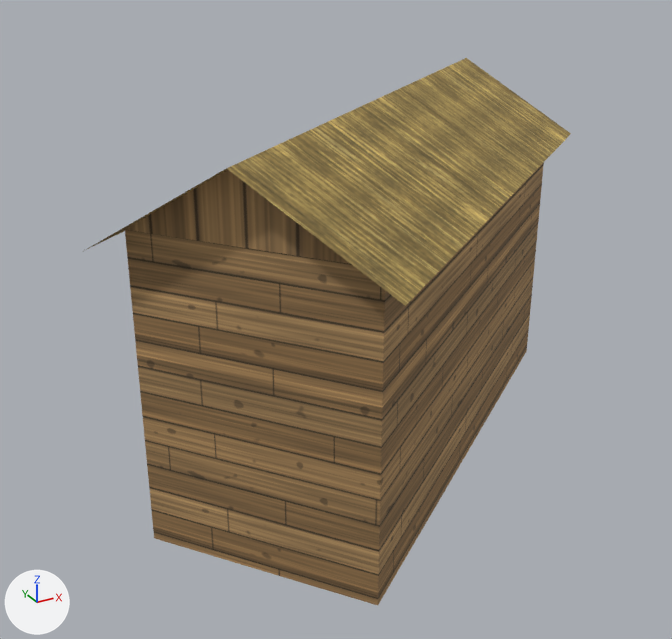
A saved change to the glTF model world/bridgehollow/export/models/buildings/bld_house_055.glb.
Both versions are drawn from a 50 mm camera at (-5.93, -9.71, 6.65) aimed at (-0.61, -0.03, 1.81). Every picture has the same lights, and +X, +Y and +Z are marked at lower left. The older version comes first. Vertices at exactly the same position are counted once.

In view in the first picture: 'bld_house_055'.
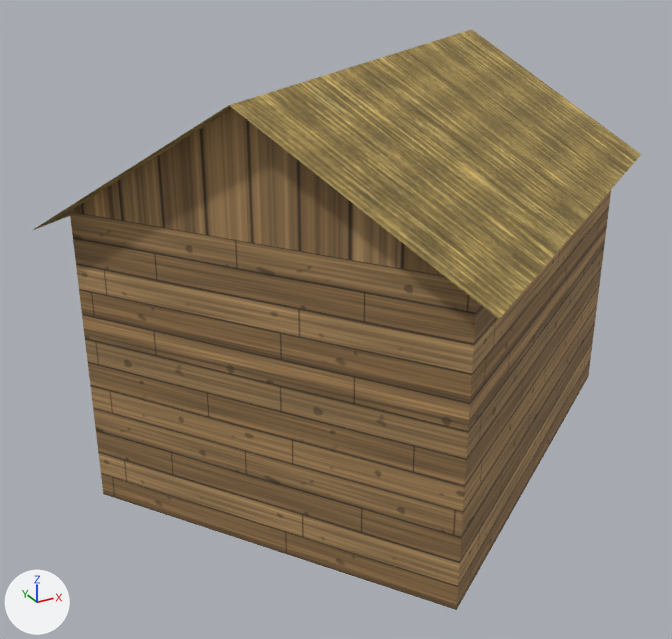
Where the change shows, as pixel boxes [x1, y1, x2, y2] in the pictures (672 x 639 px):
'bld_house_055', reshaped (25% wider, 6% taller): before [84, 58, 571, 606]; after [33, 29, 641, 610]

The edits, one by one:
me_bld_house_055 is used by ob_bld_house_055; location (0.0, 0.0, 0.0).
me_bld_house_055 had 24 vertices, 16 faces and spanned x -3.94..3.94, y -3.57..3.57, z 0.0..4.58.
me_bld_house_055 now has 24 vertices, 16 faces and spans x -4.19..4.19, y -4.02..4.02, z 0.0..5.05.
Part 1, on me_bld_house_055:
Vertex 0 of me_bld_house_055 moves from (1.83, 3.13, 0.0) to (-3.76, 0.24, 0.0) at pixel (103, 494).
Vertex 1 of me_bld_house_055 moves from (-3.5, -0.92, 0.0) at pixel (154, 538) to (-1.14, -3.6, 0.0) at pixel (456, 610).
Vertex 2 of me_bld_house_055 moves from (-3.5, -0.92, 3.75) at pixel (124, 228) to (-1.14, -3.6, 3.66) at pixel (477, 281).
Vertex 3 of me_bld_house_055 moves from (1.83, 3.13, 3.75) to (-3.76, 0.24, 3.66) at pixel (69, 211).
Vertex 4 of me_bld_house_055 moves from (-1.82, -3.15, 0.0) at pixel (377, 605) to (3.76, -0.24, 0.0) at pixel (588, 376).
Vertex 5 of me_bld_house_055 moves from (-1.82, -3.15, 3.75) at pixel (385, 269) to (3.76, -0.24, 3.66) at pixel (616, 143).
Vertex 6 of me_bld_house_055 moves from (3.51, 0.94, 0.0) at pixel (526, 351) to (1.14, 3.6, 0.0).
Vertex 7 of me_bld_house_055 moves from (3.51, 0.94, 3.75) at pixel (547, 123) to (1.14, 3.6, 3.66).
Vertex 8 of me_bld_house_055 moves from (1.83, 3.13, 3.73) to (-3.76, 0.24, 3.64) at pixel (69, 212).
Vertex 9 of me_bld_house_055 moves from (-3.5, -0.92, 3.73) at pixel (124, 230) to (-1.14, -3.6, 3.64).
Vertex 10 of me_bld_house_055 moves from (-1.82, -3.15, 3.73) to (3.76, -0.24, 3.64) at pixel (616, 145).
Vertex 11 of me_bld_house_055 moves from (3.51, 0.94, 3.73) at pixel (547, 124) to (1.14, 3.6, 3.64).
Vertex 12 of me_bld_house_055 moves from (-3.51, -0.93, 3.75) at pixel (123, 229) to (-3.77, 0.24, 3.66) at pixel (69, 211).
Vertex 13 of me_bld_house_055 moves from (-1.82, -3.15, 3.75) at pixel (385, 269) to (-1.14, -3.6, 3.66) at pixel (477, 281).
Vertex 14 of me_bld_house_055 moves from (-2.67, -2.04, 4.58) at pixel (243, 160) to (-2.45, -1.68, 5.05) at pixel (246, 99).
Vertex 15 of me_bld_house_055 moves from (3.51, 0.93, 3.75) at pixel (547, 123) to (3.77, -0.24, 3.66) at pixel (616, 143).
Vertex 16 of me_bld_house_055 moves from (1.82, 3.15, 3.75) to (1.14, 3.6, 3.66).
Vertex 17 of me_bld_house_055 moves from (2.67, 2.04, 4.58) at pixel (460, 60) to (2.45, 1.68, 5.05) at pixel (464, 31).
Vertex 18 of me_bld_house_055 moves from (1.88, 3.57, 3.57) to (1.22, 4.02, 3.47).
Vertex 19 of me_bld_house_055 moves from (-3.94, -0.87, 3.57) to (-4.19, 0.32, 3.47).
Vertex 20 of me_bld_house_055 moves from (-2.91, -2.22, 4.58) at pixel (226, 168) to (-2.71, -1.85, 5.05) at pixel (228, 105).
Vertex 21 of me_bld_house_055 moves from (2.91, 2.22, 4.58) at pixel (466, 57) to (2.71, 1.85, 5.05) at pixel (471, 29).
Vertex 22 of me_bld_house_055 moves from (-1.88, -3.57, 3.57) at pixel (405, 305) to (-1.22, -4.02, 3.47) at pixel (499, 319).
Vertex 23 of me_bld_house_055 moves from (3.94, 0.87, 3.57) at pixel (571, 133) to (4.19, -0.32, 3.47) at pixel (641, 154).
